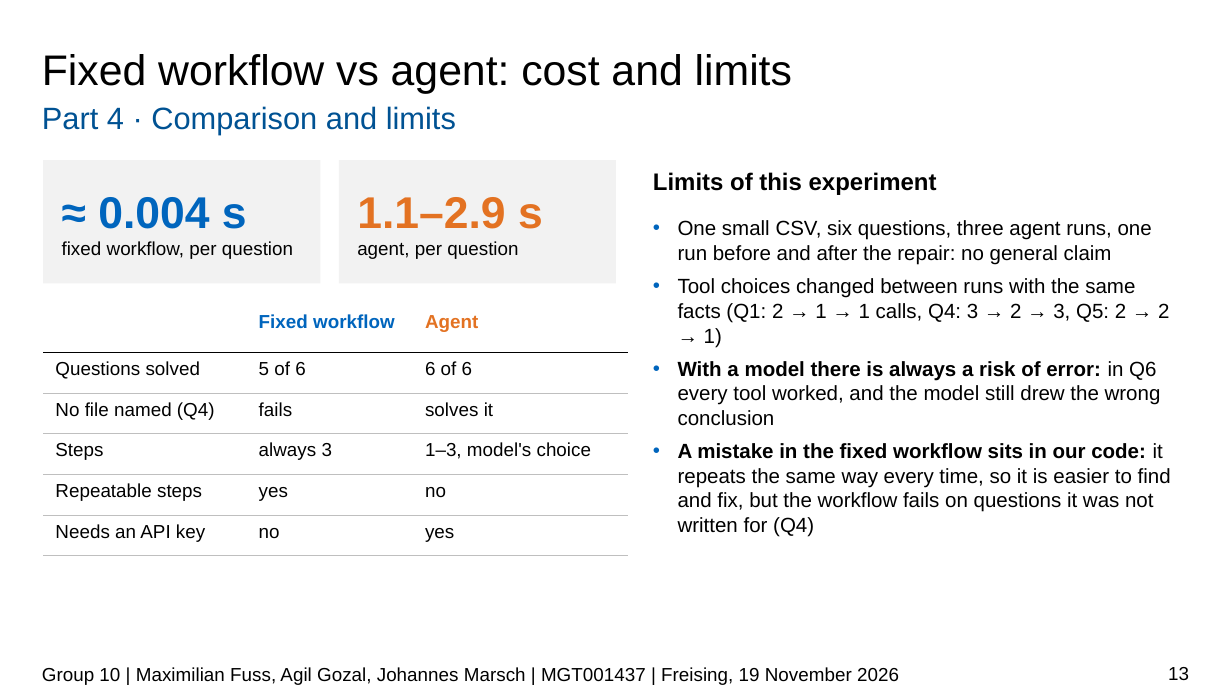
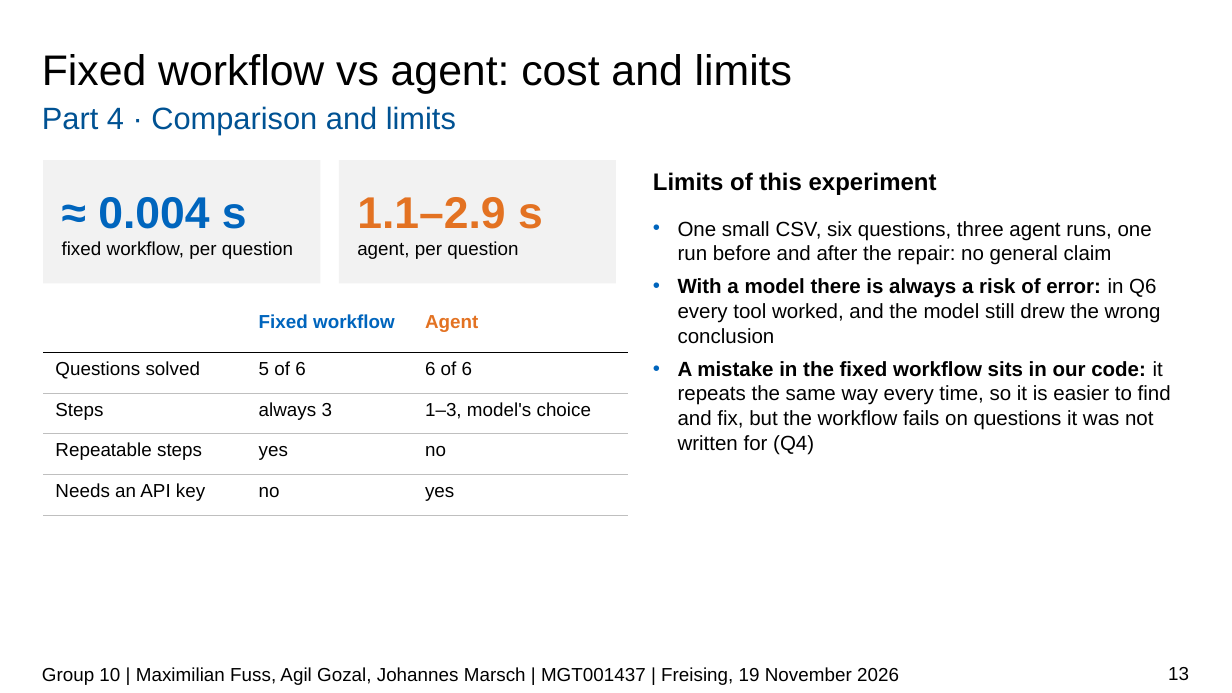
Before and after one commit to JPMarsch/Python_Group_10, a slide deck: slide 13 of presentation/G10_presentation.pptx. Drawn at 1232x693 pixels with LibreOffice and Linux fonts; fonts in the diff are those of the drawing; background and template pictures are left out. Boxes give left, top, right and bottom in pixels: in the first picture for what was removed or moved away, otherwise in the second. Text is boxed around its words. In the diff, an @@ line names an element or a change of style, - is before the commit and + after.

```diff
--- a/presentation/G10_presentation.pptx
+++ b/presentation/G10_presentation.pptx
@@ text at (x1=678, y1=278, x2=1169, y2=347): paragraph removed @@
-• Tool choices changed between runs with the same facts (Q1: 2 → 1 → 1 calls, Q4: 3 → 2 → 3, Q5: 2 → 2 → 1)
@@ table at (x1=43, y1=306, x2=628, y2=517) @@
-row 3: No file named (Q4) | fails | solves it
```
Also in this commit, not shown: 4 other slides changed.
